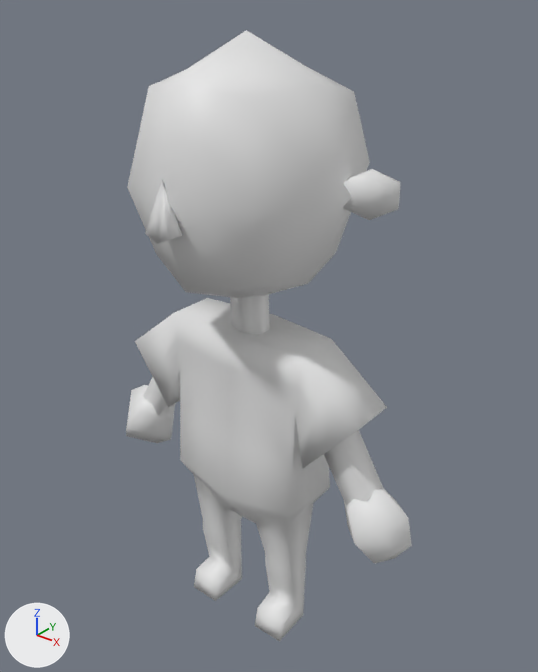
A saved change to the glTF model front/public/models/player.glb.
Camera for both pictures: a 50 mm lens placed at (1.426, -1.684, 2.212), pointed at (0.018, 0.076, 1.121). Arrows for +X, +Y and +Z are at lower left; the lights stay in place. Vertices at the same position are counted once.

The older version as bpy lines, for what is in view:
```python
mat_material = bpy.data.materials.new('Material')
mat_material.use_nodes = True; mat_material.node_tree.nodes.clear()
_N = mat_material.node_tree.nodes; _L = mat_material.node_tree.links
n0 = _N.new('ShaderNodeBsdfPrincipled'); n0.name = 'Principled BSDF'
n1 = _N.new('ShaderNodeOutputMaterial'); n1.name = 'Material Output'
n2 = _N.new('ShaderNodeMix'); n2.name = 'Mix'
n2.data_type = 'RGBA'
n2.blend_type = 'MULTIPLY'
n2.inputs[0].default_value = 1.0  # 'Factor'
n2.inputs[7].default_value = (0.8, 0.8, 0.8, 1.0)  # 'B', white #e7e7e7
n3 = _N.new('ShaderNodeVertexColor'); n3.name = 'Color Attribute'
_L.new(n0.outputs[0], n1.inputs[0])  # 'BSDF' to 'Surface'
_L.new(n2.outputs[2], n0.inputs[0])  # 'Result' to 'Base Color'
_L.new(n3.outputs[0], n2.inputs[6])  # 'Color' to 'A'
me_cube = bpy.data.meshes.new('Cube')
me_cube.from_pydata(...)  # 681 vertices, 1298 faces; spans x -0.65..0.65, y -0.38..0.4, z 0.0..2.07
me_cube.materials.append(mat_material)
ob_cube = bpy.data.objects.new('Cube', me_cube)
ob_cube.location = (0.0, 0.0, 0.0)
```
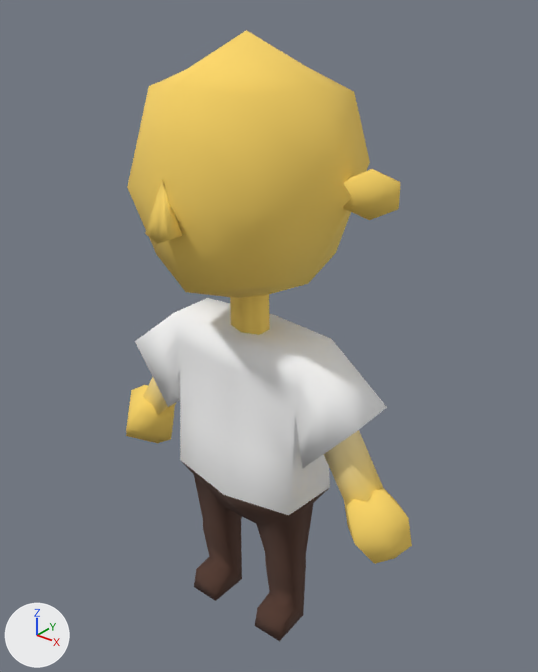
Commit message: feat: new Player class encapsulates all players model building

Location of each change, [x1, y1, x2, y2] in pixels of the pictures (538 x 672 px):
'Cube', recoloured
    both: [126, 30, 412, 641]
part 1 of me_cube, recoloured (white to yellow)
    both: [126, 30, 412, 564]
part 2 of me_cube, recoloured (white to brown)
    both: [183, 463, 329, 641]

Edits to the bpy script that builds the scene:
```text
Change mat_material:
    where n0 = _N.new('ShaderNodeBsdfPrincipled'); n0.name = 'Principled BSDF'
    add n0.inputs[2].default_value = 1.0  # 'Roughness'
    remove n2 = _N.new('ShaderNodeMix'); n2.name = 'Mix'
    remove n2.data_type = 'RGBA'
    remove n2.blend_type = 'MULTIPLY'
    remove n2.inputs[0].default_value = 1.0  # 'Factor'
    remove n2.inputs[7].default_value = (0.8, 0.8, 0.8, 1.0)  # 'B', white #e7e7e7
    where n3 = _N.new('ShaderNodeVertexColor'); n3.name = 'Color Attribute'
    remove _L.new(n2.outputs[2], n0.inputs[0])  # 'Result' to 'Base Color'
    remove _L.new(n3.outputs[0], n2.inputs[6])  # 'Color' to 'A'
    add _L.new(n3.outputs[0], n0.inputs[0])  # 'Color' to 'Base Color'
Change me_cube:
    where me_cube.from_pydata(...)  # 681 vertices, 1298 faces; spans x -0.65..0.65, y -0.38..0.4, z 0.0..2.07
    used by ob_cube; location = (0.0, 0.0, 0.0)
    me_cube part 1: 746 faces centred in x -0.63..0.63, y -0.38..0.35, z 0.53..2.03 are repainted in the vertex colours; the middle colour goes from white #ffffff to yellow #ffd968
    me_cube part 2: 360 faces centred in x -0.25..0.25, y -0.13..0.15, z 0.01..0.59 are repainted in the vertex colours; the middle colour goes from white #ffffff to brown #563b30
```
